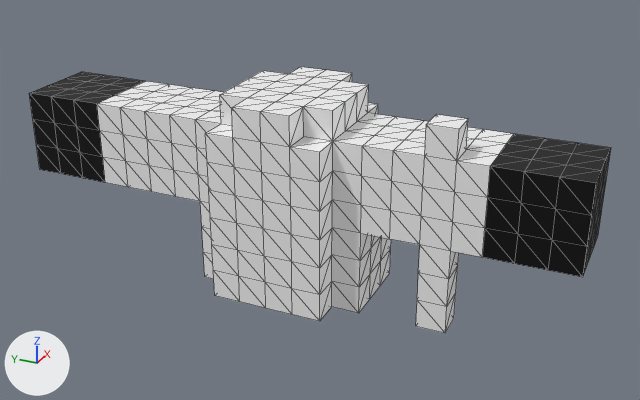
The glTF model Assets/Models/Entity/Humanoid/VoxelNpc/Parts/Base/Arms/arms_base.gltf as it was, and as the next commit left it.
Both versions are drawn from a 50 mm camera at (-19.88, -12.31, 15.85) aimed at (5.66, -0.82, 3.08). Arrows for +X, +Y and +Z are at lower left; the lights stay in place. The picture after the commit comes second. Mesh edges are drawn as thin lines. Where no turn or scale is listed for an object, it has been applied to the vertices. Vertices at exactly the same position are counted once.

The first picture shows 'Layer.1'.
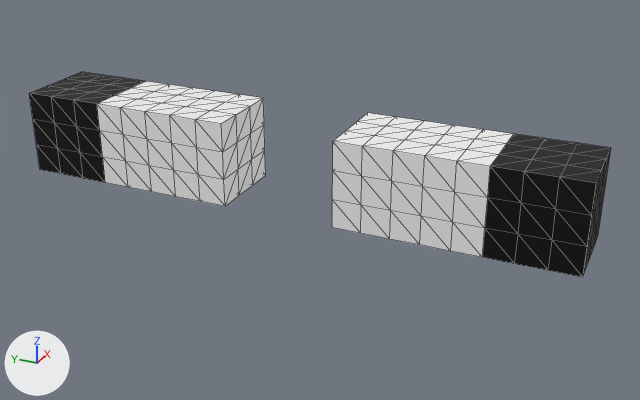
The edits, one by one:
me_mesh_0 is used by ob_layer_1; location (0.0, 0.0, 0.0).
Verts and faces of me_mesh_0; kept vertices keep their numbers, new ones are numbered from 388.
Before the commit, vertices of me_mesh_0: 166 (5.0, -6.0, 6.0) at pixel (466, 149), 167 (4.0, -6.0, 6.0) at pixel (456, 161), 170 (4.0, -5.0, 6.0) at pixel (424, 155), 172 (5.0, -5.0, 6.0), 194 (5.0, -6.0, 7.0) at pixel (468, 118).
Before the commit, vertices of me_mesh_0: 195 (4.0, -6.0, 7.0) at pixel (459, 129), 196 (4.0, -5.0, 7.0) at pixel (426, 124), 197 (5.0, -5.0, 7.0) at pixel (436, 114).
me_mesh_0 had 388 vertices, 772 faces and spanned x 3.0..8.0, y -10.0..10.0, z 0.0..7.0.
me_mesh_0 now has 232 vertices, 456 faces and spans x 4.0..7.0, y -10.0..10.0, z 3.0..6.0.
Part 1, on me_mesh_0:
12 vertices are removed from x 4.0..5.0, y -6.0..-5.0, z 0.0..2.0.
26 faces are deleted.
2 new faces join them.
Part 2, on me_mesh_0:
148 vertices are removed from x 3.0..8.0, y -3.0..3.0, z 0.0..7.0.
328 faces are deleted.
4 vertices move from x 3.0..8.0, y -2.0..2.0, z 4.0 to x 5.0..6.0, y -2.0..2.0, z 4.0.
8 new vertices lie (0.0, 0.0, -1.0) away from vertices in x 3.0..8.0, y -2.0..2.0, z 4.0..6.0.
44 new faces join them.
Part 3, on me_mesh_0:
Vertices deleted: 194 to 197 (with the faces that use them).
New faces: (166, 172, 170), (166, 170, 167).
me_mesh_0 part 4: 228 kept faces spanning x 4.0..7.0, y -7.0..7.0, z 3.0..6.0 get new texture (UV) coordinates.

Location of each change, (x1, y1, x2, y2) in pixels of the pictures (640 x 400 px):
'Layer.1', reshaped (23% shorter)
    before: (29, 67, 611, 333)
    after: (29, 72, 611, 277)
part 1 of me_mesh_0, cut back
    before: (416, 245, 459, 333)
part 2 of me_mesh_0, cut back
    before: (200, 67, 391, 321)
    after: (221, 98, 266, 206)
part 3 of me_mesh_0, cut back
    before: (425, 114, 468, 161)
    after: (425, 145, 466, 161)
part 4 of me_mesh_0, surface changed
    both: (197, 92, 486, 253)
